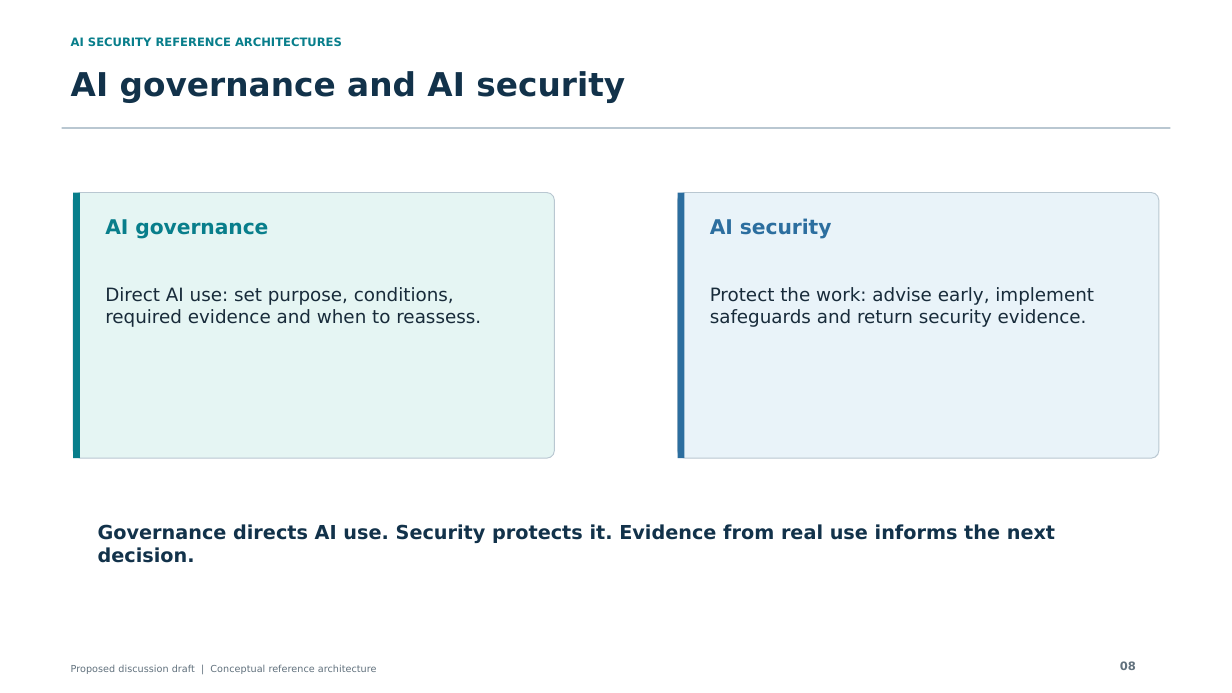
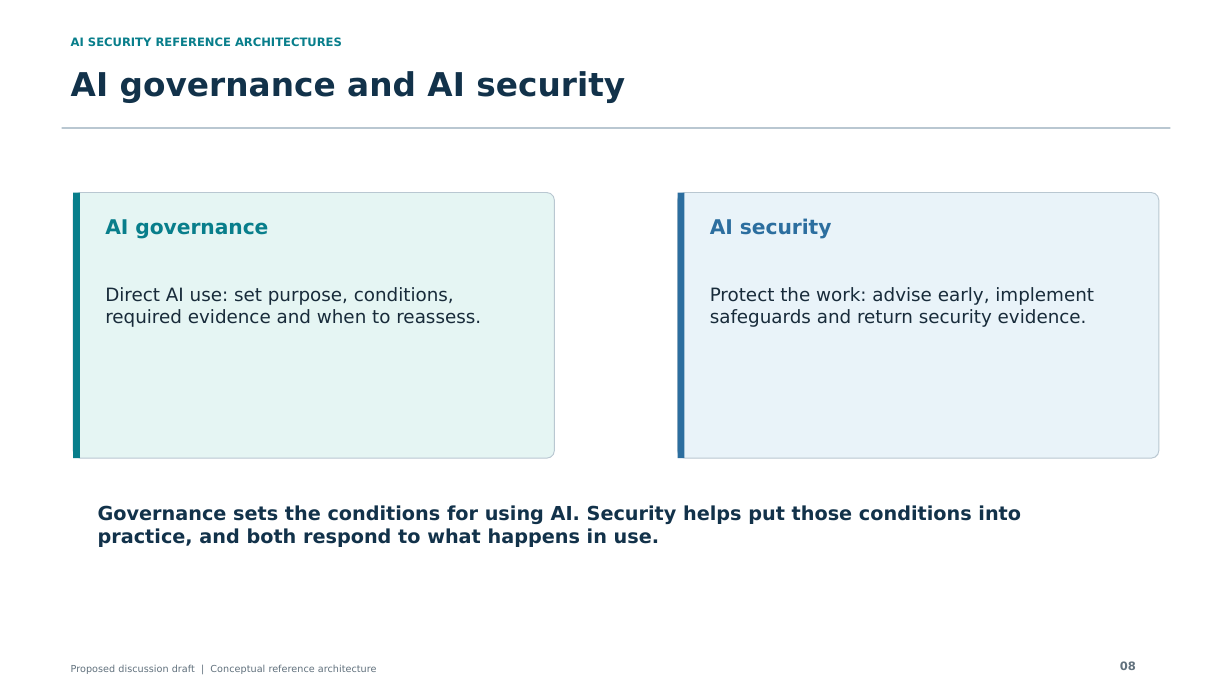
Before and after one commit to jessepike/ai-security-reference-architectures, a slide deck: slide 8 of public/downloads/ai-security-reference-architectures.pptx. Drawn at 1232x693 pixels with LibreOffice and Linux fonts; fonts in the diff are those of the drawing. Boxes give left, top, right and bottom in pixels: in the first picture for what was removed or moved away, otherwise in the second. Text is boxed around its words. In the diff, an @@ line names an element or a change of style, - is before the commit and + after.

```diff
--- a/public/downloads/ai-security-reference-architectures.pptx
+++ b/public/downloads/ai-security-reference-architectures.pptx
@@ text at <box>98,505,1021,547</box>: text changed @@
-Governance directs AI use. Security protects it. Evidence from real use informs the next decision.
+Governance sets the conditions for using AI. Security helps put those conditions into practice, and both respond to what happens in use.
```
Also in this commit, not shown: 2 other slides changed, 22 other files.
